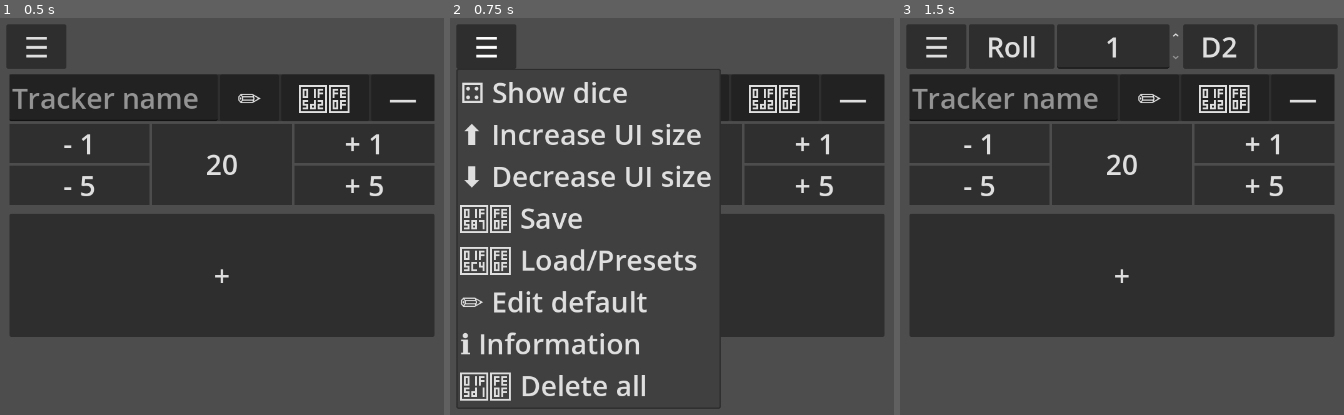
Above: before the commit, frames 1-3 (left to right).
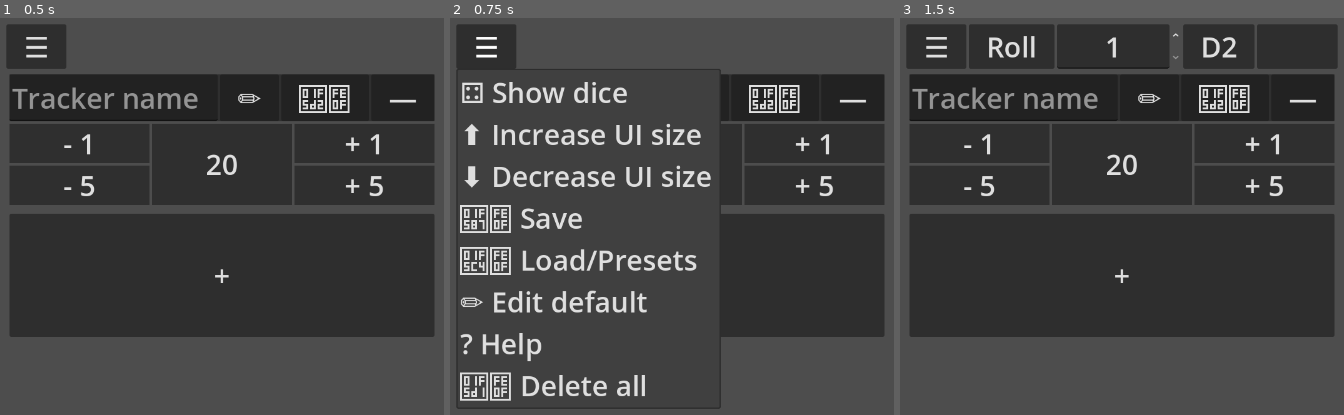
Above: after the commit, the same moments.

Repository: 4Robato/track-your-counters
Game: Godot game, scene res://UI/main.tscn
Two runs of this game, one before a commit and one after it. Both use one fixed random seed, a clock stepped at 60 frames per second and the inputs below.
Inputs:
- Up to frame 1 (0.5 s): no input
- Up to frame 2 (0.75 s): click "☰" at 0.5 s
- Up to frame 3 (1.5 s): click "✏️" at 1.25 s

Frame 1 is identical in both runs. In frame 2, 1.0% of the frame differs, in the area x 2-43%, y 79-87%; in frame 3, nothing differs.

Commit message:
settings tweaks
Saving UI and trackers buttons get disabled if it doesn't make sense to press them (the save and the current values are the same).

The tracker shown in the startup now uses the default tracker.

Diff:
--- a/UI/edit_default.gd
+++ b/UI/edit_default.gd
@@ -27,7 +27,7 @@
 var p2_type : Global.BUTTON_TYPE
 
 func _ready() -> void:
-	set_values(Global.default_tracker)
+	set_values(Global.current_default_tracker)
 
 	update_color_size()
 
@@ -69,7 +69,7 @@
 
 func _on_cancel_pressed() -> void:
 	self.visible = false
-	set_values(Global.default_tracker)
+	set_values(Global.current_default_tracker)
 
 func _on_accept_pressed() -> void:
 	self.visible = false
@@ -87,7 +87,7 @@
 		tracker_color.get_selected_id(),
 		notes.text
 	)
-	Global.default_tracker = new_default
+	Global.current_default_tracker = new_default
 
 func _on_button_m_1_pressed() -> void:
 	match Global._get_button_type(button_m_1):
--- a/UI/info_panel.tscn
+++ b/UI/info_panel.tscn
@@ -37,7 +37,7 @@
 layout_mode = 2
 size_flags_horizontal = 3
 theme = ExtResource("2_4mpkv")
-text = "ℹ️ Infomation"
+text = "? Help"
 fit_content = true
 
 [node name="Close" type="Button" parent="MarginContainer/ScrollContainer/VBoxContainer/HBoxContainer"]
@@ -60,26 +60,47 @@
 layout_mode = 2
 size_flags_vertical = 3
 theme = ExtResource("2_4mpkv")
-text = "Thanks for downloading the app! If you are lost here is how everything works:
+text = "Here you can find information about how the app works.
 
-All trackers are fully editable, you can change the name, color, the value by keybard, the numbers used to change the value and even the signs of the buttons to change the value (+, -, x, ÷). You can also add notes to each tracker.
+All trackers are fully editable and even the default tracker that is added when pressing the + button can be changed.
 
-When you add a new tracker with the + button, the default tracker is used which you can also edit through the menu. This can be saved (on the save menu) so you don't lose it when you close the app.
+Tracker buttons:
 
-You can also change the text size and save that to your taste.
+🗒️ Notes: It shows the notes attached to that tracker. You can introduce any text there.
+— Minimize: It hides the tracker values showing only the name.
+◇ Maximize: It shows the tracker values.
+✏️ Edit: Enters the edit mode where you can edit the values of the trackers.
 
-There is also a dice you can show by pressing \"Show dice\". You can throw as many dice as you want by changing the first value. There's 6 different dice with values:
+Once on edit mode:
+
+✔️ Accept: It applies the changes you made to the tracker.
+X Cancel: Discards the changes done to the tracker.
+↕ Position: It shows the current position and is used to change the position of the tracker.
+O Color: To change the color of the tracker.
+🗑️ Delete: It removes the tracker.
+
++/-/x/÷: You can change the type of operator is used when clicking to change the value of a tracker. Simply press on the operator to change the type on edit mode.
+
++ Add tracker: This adds the default tracker. The default tracker can be changed using the main menu and then saved for future use in the save options.
+
+Main Menu:
+
+⚃ Show dice: It shows the dice menu. You can throw as many dice as you want by changing the first value. There's 6 different dice you can use (by clicking on the dice name you change the type) with values:
   · D2: 0 or 1
   · D4: 1 to 4
   · D6: 1 to 6
   · D10: 0 to 9
   · D12: 1 to 12
   · D20: 1 to 20
+    The result is shown on the right side. You can clean the value by pressing it.
+⬆️ Increase UI size: Increases the text size.
+⬇️ Decrease UI size: Decreses the text size.
+🖇️ Save: Opens the save menu which allows you to save the UI size, the default tracker or all the current trackers (When saving the trackers the default tracker is saved together with the rest of the trackers).
+🗄️ Load/Presets: You can use some presets from here or load your previously saved trackers.
+✏️ Edit default: Allows you to change the default tracker which is the one used when adding a new one.
+? Help: Shows the current menu.
+🗑️ Delete all: Deletes all trackers.
 
-You can also Save the current state of your trackers (as well as with the default tracker you currently have) and then recover them in the future using the Load menu. On the save menu you can also save the current UI size and the current default tracker, if you press the delete button the text goes back to the default (and is saved like that) and same for the default tracker.
-
-In the Load/Presets menu there's also some presets to give some ideas on how to use the trackers.
-
-And finally you can remove all the trackers by pressing \"Delete all\"."
+Thanks for downloading the app!"
 
 [connection signal="pressed" from="MarginContainer/ScrollContainer/VBoxContainer/HBoxContainer/Close" to="." method="_on_close_pressed"]
--- a/UI/load.gd
+++ b/UI/load.gd
@@ -38,7 +38,7 @@
 
 # PRESETS:
 func _add_preset(default : TrackerInfo, all_info : Array[TrackerInfo]) -> void:
-	Global.default_tracker = default
+	Global.current_default_tracker = default
 	main_menu.on_menu_item_selected(3)
 	for track : TrackerInfo in all_info:
 		main_menu.add_tracker(track)
--- a/UI/load_button.tscn
+++ b/UI/load_button.tscn
@@ -21,6 +21,7 @@
 mouse_filter = 1
 theme = ExtResource("1_gdejx")
 text = "save1"
+clip_text = true
 
 [node name="Delete" type="Button" parent="."]
 layout_mode = 2
--- a/UI/main.gd
+++ b/UI/main.gd
@@ -30,6 +30,8 @@
 	menu_button.get_popup().id_pressed.connect(on_menu_item_selected)
 	update_font_size(0)
 
+	add_tracker(Global.save_file_default_ti)
+
 func on_menu_item_selected(id: int) -> void:
 	var popup = menu_button.get_popup()
 	popup.get_item_text(id)
@@ -59,7 +61,7 @@
 			load_panel.load_files()
 		6:# edit
 			edit_default_panel.visible = true
-			edit_default_panel.set_values(Global.default_tracker)
+			edit_default_panel.set_values(Global.current_default_tracker)
 		7:# info
 			info_panel.visible = true
 		_:
--- a/UI/main.tscn
+++ b/UI/main.tscn
@@ -1,7 +1,6 @@
-[gd_scene load_steps=8 format=3 uid="uid://co7rjdayna4x1"]
+[gd_scene load_steps=7 format=3 uid="uid://co7rjdayna4x1"]
 
 [ext_resource type="Script" uid="uid://co0d62csk3rkx" path="res://UI/main.gd" id="1_0xm2m"]
-[ext_resource type="PackedScene" uid="uid://bw61xu1tesd0a" path="res://UI/tracker.tscn" id="1_ig7tw"]
 [ext_resource type="Theme" uid="uid://cbwkyl6gws1s2" path="res://themes/text.tres" id="3_h2yge"]
 [ext_resource type="PackedScene" uid="uid://b0grwnfu5eswx" path="res://UI/edit_default.tscn" id="4_dyfb5"]
 [ext_resource type="PackedScene" uid="uid://dqcvyjs7cm0ag" path="res://UI/load.tscn" id="5_deq60"]
@@ -64,7 +63,7 @@
 popup/item_4/id = 5
 popup/item_5/text = "✏️ Edit default"
 popup/item_5/id = 6
-popup/item_6/text = "ℹ️ Information"
+popup/item_6/text = "? Help"
 popup/item_6/id = 7
 popup/item_7/text = "🗑️ Delete all"
 popup/item_7/id = 3
@@ -113,9 +112,6 @@
 layout_mode = 2
 size_flags_horizontal = 3
 
-[node name="Tracker" parent="MarginContainer/VBoxContainer/ScrollContainer/VBoxContainer" instance=ExtResource("1_ig7tw")]
-layout_mode = 2
-
 [node name="AddButtonMargin" type="MarginContainer" parent="MarginContainer/VBoxContainer/ScrollContainer/VBoxContainer"]
 layout_mode = 2
 theme_override_constants/margin_left = 10
--- a/UI/save.gd
+++ b/UI/save.gd
@@ -7,12 +7,67 @@
 @onready var title: RichTextLabel = $MarginContainer/VBoxContainer/Title
 @onready var space: RichTextLabel = $MarginContainer/VBoxContainer/space
 
+@onready var ui_button: Button = $MarginContainer/VBoxContainer/HBoxContainer/UIButton
+@onready var delete_ui_save: Button = $MarginContainer/VBoxContainer/HBoxContainer/DeleteUISave
+
+@onready var default_button: Button = $MarginContainer/VBoxContainer/HBoxContainer2/DefaultButton
+@onready var delete_default_save: Button = $MarginContainer/VBoxContainer/HBoxContainer2/DeleteDefaultSave
+
 var file_name : String
 
 func _process(delta: float) -> void:
 	if self.visible == true:
 		file_name = line_edit.text.replace(" ", "_").replace(".", "").left(50)
 		actual_save_name.text = file_name + ".save"
+
+		if Global.save_file_UI_size == Global.current_UI_size:
+			ui_button.disabled = true
+		else:
+			ui_button.disabled = false
+		# delete button UI
+		if Global.save_file_UI_size == Global.DEFAULT_UI_SIZE\
+			and Global.current_UI_size == Global.DEFAULT_UI_SIZE:
+			delete_ui_save.disabled = true
+		else:
+			delete_ui_save.disabled = false
+
+		if _compare_trackers(Global.save_file_default_ti, Global.current_default_tracker):
+			default_button.disabled = true
+		else:
+			default_button.disabled = false
+		# delete button default tracker
+		if _compare_trackers(Global.save_file_default_ti, Global.DEFAULT_TRACKER_INFO)\
+			and _compare_trackers(Global.current_default_tracker, Global.DEFAULT_TRACKER_INFO):
+			delete_default_save.disabled = true
+		else:
+			delete_default_save.disabled = false
+
+func _compare_trackers(info_tracker_1 : TrackerInfo, info_tracker_2 : TrackerInfo) -> bool:
+	if info_tracker_1.button_m1 != info_tracker_2.button_m1:
+		return false
+	if info_tracker_1.button_m1_type != info_tracker_2.button_m1_type:
+		return false
+	if info_tracker_1.button_m2 != info_tracker_2.button_m2:
+		return false
+	if info_tracker_1.button_m2_type != info_tracker_2.button_m2_type:
+		return false
+	if info_tracker_1.button_p1 != info_tracker_2.button_p1:
+		return false
+	if info_tracker_1.button_p1_type != info_tracker_2.button_p1_type:
+		return false
+	if info_tracker_1.button_p2 != info_tracker_2.button_p2:
+		return false
+	if info_tracker_1.button_p2_type != info_tracker_2.button_p2_type:
+		return false
+
+	if info_tracker_1.tracker_name != info_tracker_2.tracker_name:
+		return false
+	if info_tracker_1.tracker_notes != info_tracker_2.tracker_notes:
+		return false
+	if info_tracker_1.tracker_value != info_tracker_2.tracker_value:
+		return false
+
+	return true
 
 func _on_close_pressed() -> void:
 	self.visible = false
@@ -28,13 +83,12 @@
 	_on_close_pressed()
 
 func _on_delete_default_save_pressed() -> void:
-	Global.default_tracker = TrackerInfo.new()
-	Global.load_tracker = Global.default_tracker
+	Global.current_default_tracker = TrackerInfo.new()
+	Global.load_tracker = Global.current_default_tracker
 	Global.saver_loader.save_default_tracker()
 
 func _on_delete_ui_save_pressed() -> void:
 	Global.load_UI_size = 45
 	Global.current_UI_size = 45
-	Global.saved_UI_size= 4
 	Global.main_menu.update_font_size(0)
 	Global.saver_loader.save_UI_size()
--- a/UI/tracker.gd
+++ b/UI/tracker.gd
@@ -56,7 +56,7 @@
 
 func _ready() -> void:
 	if t_info == null:
-		t_info = Global.default_tracker
+		t_info = Global.current_default_tracker
 	_set_tracker_info(t_info)
 
 	line_editm_1.value = minus_1.value
--- a/scripts/global.gd
+++ b/scripts/global.gd
@@ -2,6 +2,10 @@
 
 const PATH_SAVE_DIRECTORY : String = "user://Saves/"
 const PATH_SETTINGS : String = "user://"
+
+# DEFAULT VALUES:
+var DEFAULT_UI_SIZE : int = 45
+var DEFAULT_TRACKER_INFO : TrackerInfo = TrackerInfo.new()
 
 var load_tracker : TrackerInfo = TrackerInfo.new()
 var load_UI_size : int = 45
@@ -28,14 +32,18 @@
 	ORANGE
 }
 
+# Values in the save file
+var save_file_default_ti : TrackerInfo = TrackerInfo.new()
+var save_file_UI_size : int = 45
+
 # Current defaults:
-var default_tracker : TrackerInfo = TrackerInfo.new()
-var saved_UI_size : int = 45
+var current_default_tracker : TrackerInfo = TrackerInfo.new()
 
 var current_UI_size : int
 
 func _ready() -> void:
-	Global.current_UI_size = saved_UI_size
+	current_UI_size = save_file_UI_size
+	current_default_tracker = save_file_default_ti
 
 	for node in self.get_parent().get_children():
 		print("node", node)
--- a/scripts/saver_loader.gd
+++ b/scripts/saver_loader.gd
@@ -9,6 +9,7 @@
 	var saved_data : Dictionary[String, Variant] = Global.load_tracker.get_dict()
 
 	saved_data["ui_size"] = Global.current_UI_size
+	Global.save_file_UI_size = Global.current_UI_size
 
 	var json_string = JSON.stringify(saved_data)
 	file.store_line(json_string)
@@ -16,9 +17,12 @@
 
 func save_default_tracker():
 	var file = FileAccess.open(SETTINGS_PATH, FileAccess.WRITE)
-	var saved_data : Dictionary[String, Variant] = Global.default_tracker.get_dict()
+	var saved_data : Dictionary[String, Variant] = Global.current_default_tracker.get_dict()
 
 	saved_data["ui_size"] = Global.load_UI_size
+
+	Global.load_tracker = Global.current_default_tracker
+	Global.save_file_default_ti = Global.current_default_tracker
 
 	var json_string = JSON.stringify(saved_data)
 	file.store_line(json_string)
@@ -47,9 +51,9 @@
 		# Get the data from the JSON object.
 		var node_data : Dictionary = json.data
 
-		Global.saved_UI_size = node_data["ui_size"]
 		Global.current_UI_size = node_data["ui_size"]
 		Global.load_UI_size = node_data["ui_size"]
+		Global.save_file_UI_size = node_data["ui_size"]
 
 		var default_tracker : TrackerInfo = TrackerInfo.new(
 			node_data["m1"],
@@ -67,8 +71,9 @@
 			node_data["is_minimized"],
 			node_data["is_show_note"]
 		)
-		Global.default_tracker = default_tracker
+		Global.current_default_tracker = default_tracker
 		Global.load_tracker = default_tracker
+		Global.save_file_default_ti = default_tracker
 
 func save_current_trackers(file_name : String):
 	if file_name == "":
@@ -89,7 +94,7 @@
 		if item is Tracker:
 			all_trackers.append(item.get_tracker_info().get_dict())
 
-	var default_dict : Dictionary[String, Variant] = Global.default_tracker.get_dict()
+	var default_dict : Dictionary[String, Variant] = Global.current_default_tracker.get_dict()
 	for key in default_dict:
 		saved_data[key + "_default"] = default_dict[key]
 
@@ -145,7 +150,7 @@
 			node_data["is_minimized_default"],
 			node_data["is_show_note_default"]
 		)
-		Global.default_tracker = default_tracker
+		Global.current_default_tracker = default_tracker
 		Global.load_tracker = default_tracker
 
 		var num_trackers : int = node_data["num_trackers"]
Not shown, changed: export_presets.cfg
